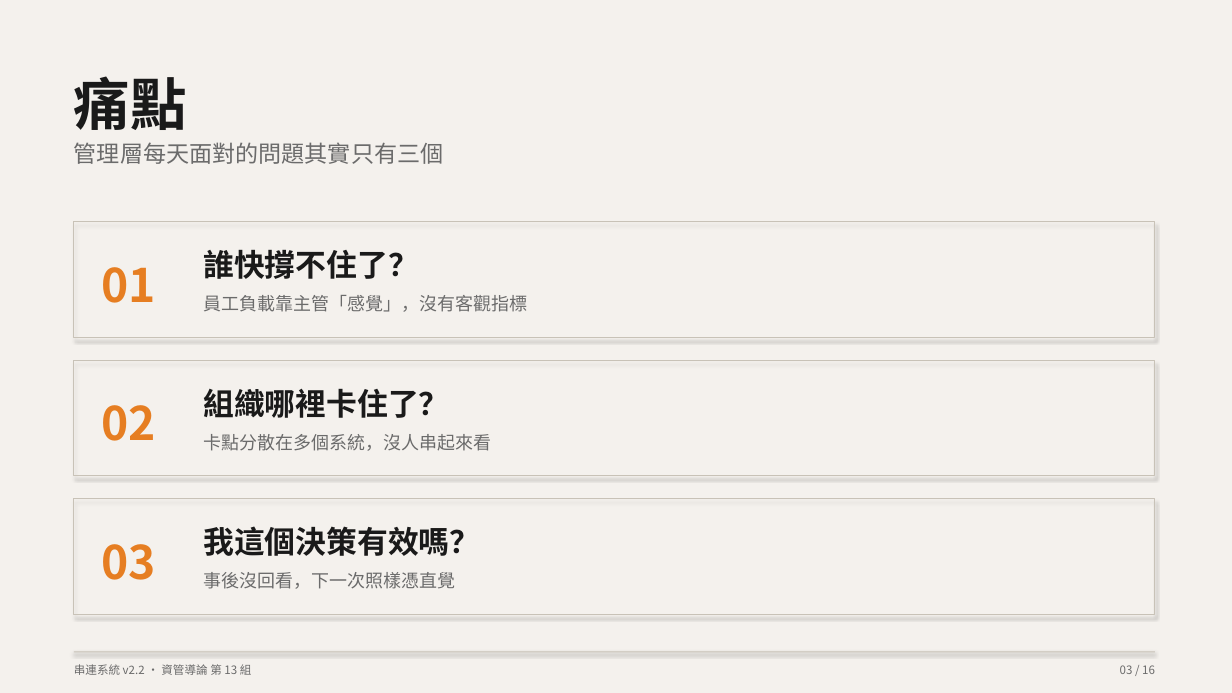
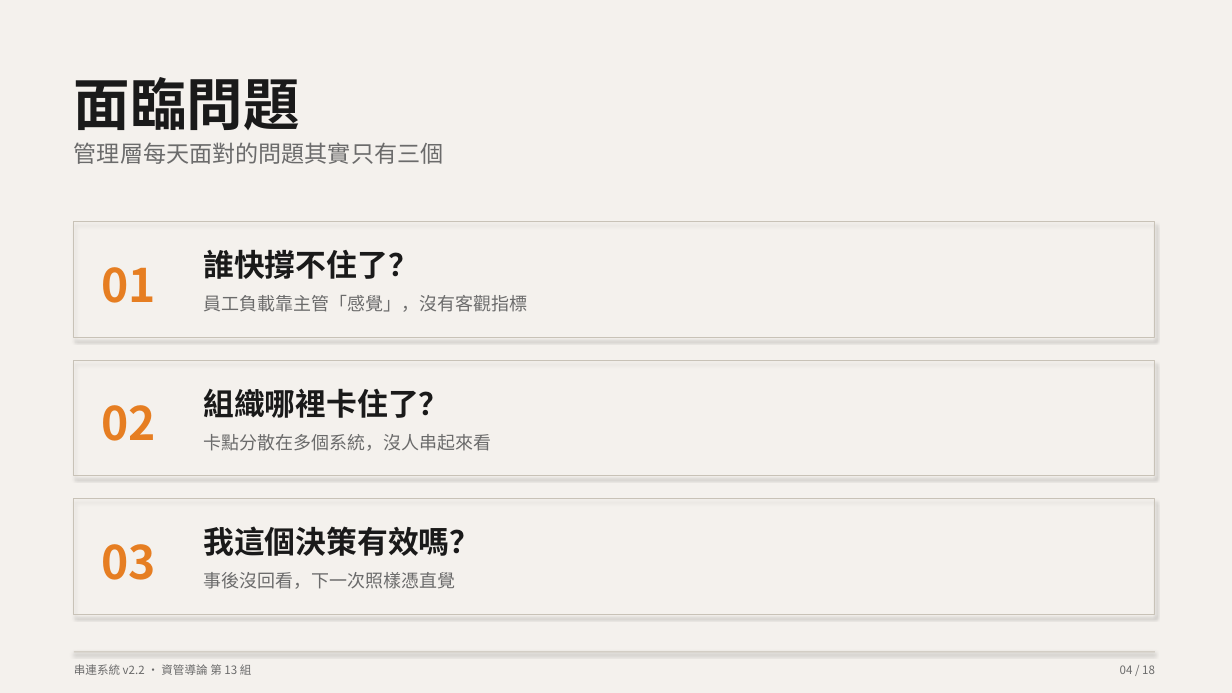
Before and after one commit to Peter2594/chuanlien-system-v2, a slide deck: slide 4 of docs/串連系統_簡報.pptx (slide 3 before the commit). Drawn at 1232x693 pixels with LibreOffice and Linux fonts; fonts in the diff are those of the drawing. Boxes give left, top, right and bottom in pixels: in the first picture for what was removed or moved away, otherwise in the second. Text is boxed around its words. In the diff, an @@ line names an element or a change of style, - is before the commit and + after.

Commit message:
docs(slides): 參考咖啡廳組架構 — 加「情境與動機」+「系統架構圖」兩頁
對標另一組（咖啡廳那組）的內容結構，補上我們缺的兩個關鍵章節：

新增 slide 3「情境與動機」（在大綱之後、痛點之前）：
- 左卡：合作對象 — 中型投資公司 / 17 員工 / 3 部門詳細編制
- 右卡：為什麼選這個情境 — 痛點明確 / 場景熟悉 / 系統可擴展

新增 slide 14「系統架構圖」（在競品分析之後、Tech Stack 之前）：
- 四階段資料流：使用者 → 前端 → 演算法層 → Firestore
- 橫向箭頭連結
- 強調「演算法與資料分離」的設計優勢

對應頁碼更新：原 16 頁 → 18 頁，所有 add_footer 重編。

沒做：logo 牆（需 png 檔）、每功能截圖頁（需 UI 截圖）。

```diff
--- a/docs/串連系統_簡報.pptx
+++ b/docs/串連系統_簡報.pptx
@@ text at [74,77,300,130]: text changed @@
-痛點
+面臨問題
@@ text at [1120,665,1155,674]: text changed @@
-03 / 16
+04 / 18
```
Also in this commit, not shown: 13 other slides changed, 2 slides added, 1 other file.
